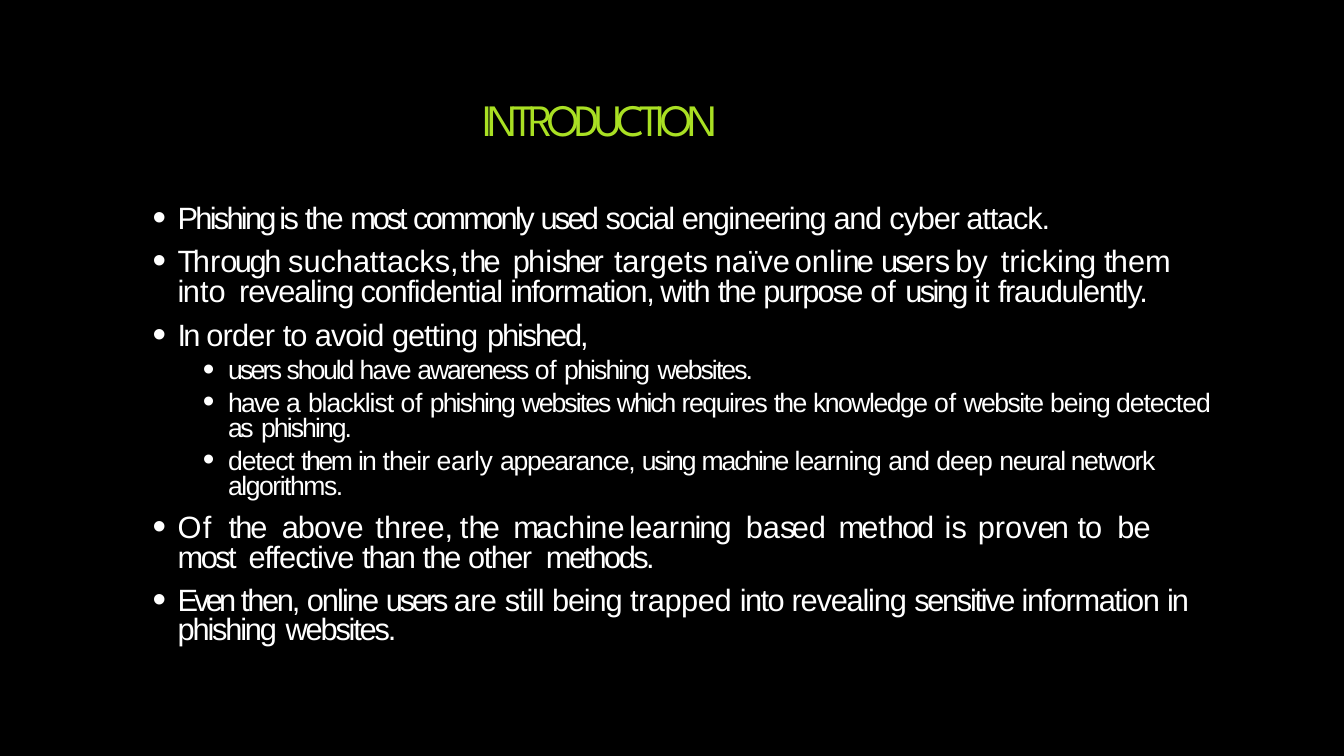
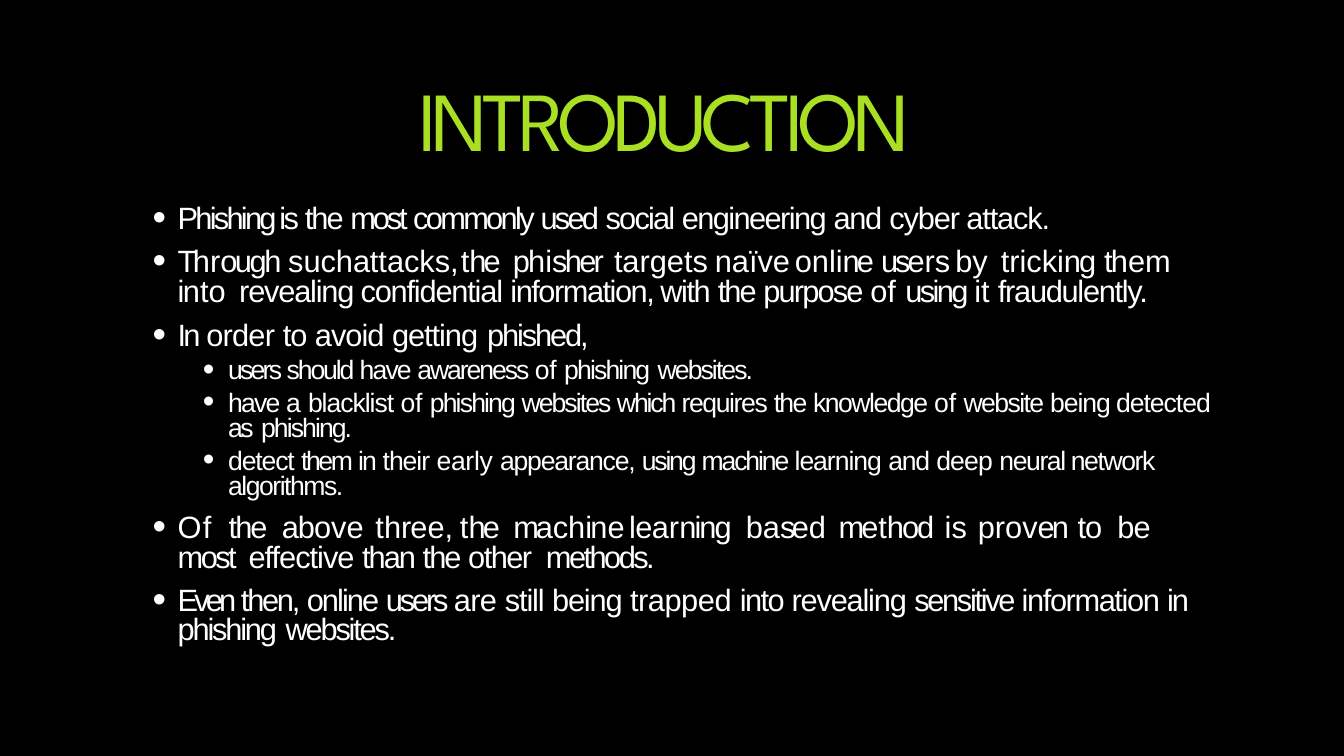
Before and after one commit to OvaizAli/Phishing-Website-Detection-by-Machine-Learning-Techniques, a slide deck: slide 2 of Phishing Website Detection by Machine Learning Techniques.pptx. Drawn at 1344x756 pixels with LibreOffice and Linux fonts; fonts in the diff are those of the drawing; background and template pictures are left out. Boxes give left, top, right and bottom in pixels: in the first picture for what was removed or moved away, otherwise in the second. Text is boxed around its words. In the diff, an @@ line names an element or a change of style, - is before the commit and + after.

```diff
--- a/Phishing Website Detection by Machine Learning Techniques.pptx
+++ b/Phishing Website Detection by Machine Learning Techniques.pptx
@@ title "INTRODUCTION": place and size @@
-title "INTRODUCTION" at bbox=[483, 106, 717, 137]
+title "INTRODUCTION" at bbox=[418, 94, 910, 152]
@@ title "INTRODUCTION" at bbox=[418, 94, 910, 152]: size 32 to 60 pt; alignment left to centre @@
```
Also in this commit, not shown: 11 other slides changed.
